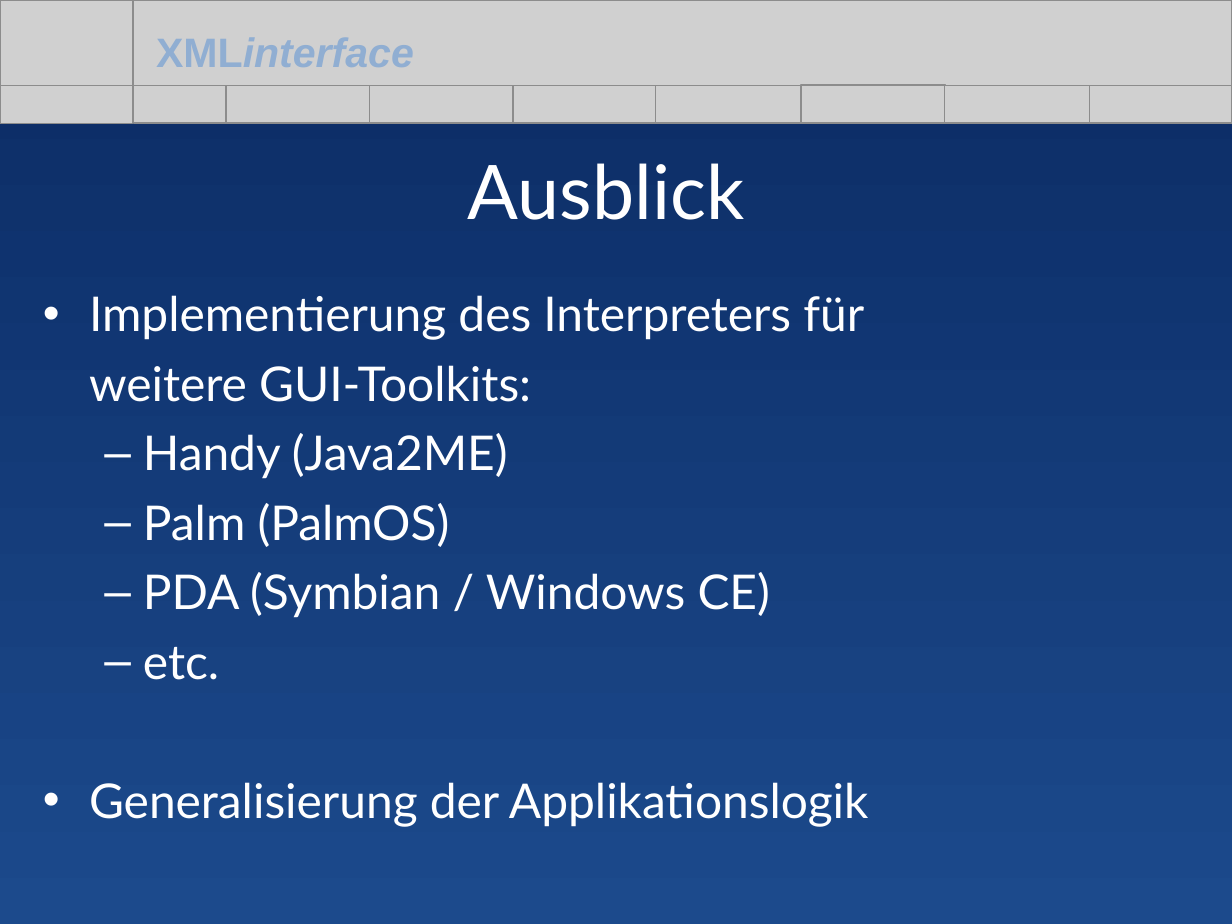
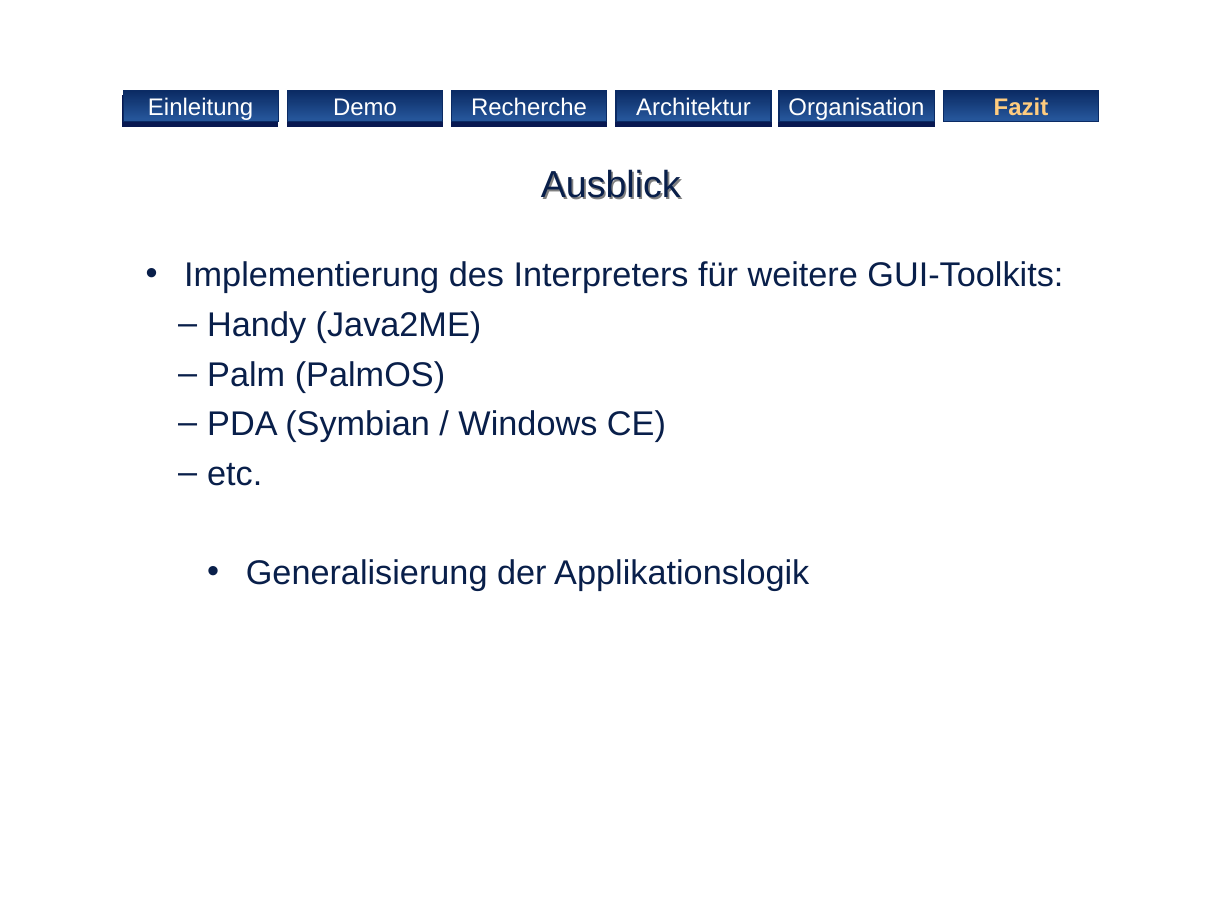
Before and after one commit to BackupTheBerlios/xmlinterface, a slide deck: slide 17 of xmlinterface/project/Praesentation/xmlinterface.ppt (slide 21 before the commit). Drawn at 1232x924 pixels with LibreOffice and Linux fonts; fonts in the diff are those of the drawing; grey boxes stand for pictures; background and template pictures are left out. Boxes give left, top, right and bottom in pixels: in the first picture for what was removed or moved away, otherwise in the second. Text is boxed around its words. In the diff, an @@ line names an element or a change of style, - is before the commit and + after.

```diff
--- a/xmlinterface/project/Praesentation/xmlinterface.ppt
+++ b/xmlinterface/project/Praesentation/xmlinterface.ppt
@@ background gradient #0B2B64 to #1C4A8C to #FFFFFF @@
@@ group removed at [0,0,1232,123]: 4 pictures @@
@@ text removed at [156,37,414,67] @@
-XMLinterface
@@ picture removed at [225,86,371,123] @@
@@ picture removed at [370,86,515,123] @@
@@ picture removed at [513,86,658,123] @@
@@ picture removed at [514,86,659,123] @@
@@ picture removed at [655,86,801,123] @@
@@ picture removed at [657,86,802,123] @@
@@ picture removed at [801,86,946,123] @@
@@ picture removed at [801,85,946,122] @@
@@ picture removed at [945,86,1090,123] @@
@@ group added at [123,91,1099,122]: 6 rectangles @@
+Fazit
+Demo
+Einleitung
+Organisation
+Architektur
+Recherche
@@ title "Ausblick": place and size @@
-title "Ausblick" at [468,163,745,220]
+title "Ausblick" at [541,169,681,200]
@@ title "Ausblick" at [541,169,681,200]: size 44 to 22 pt, font Lato to Arial, text colour #FFFFFF to #091F4A; vertical alignment middle to top @@
@@ subtitle "Implementierung des Interpreters für weitere ...": place and size @@
-subtitle "Implementierung des Interpreters für weitere ..." at [89,295,869,827]
+subtitle "Implementierung des Interpreters für weitere ..." at [184,261,1063,591]
@@ subtitle at [184,261,1063,293]: text changed; size 28 to 20 pt; font Lato to Arial; text colour #FFFFFF to #091F4A @@
-• Implementierung des Interpreters für
-weitere GUI-Toolkits:
+• Implementierung des Interpreters für weitere GUI-Toolkits:
@@ subtitle at [207,311,809,591]: size 28 to 20 pt, font Lato to Arial, text colour #FFFFFF to #091F4A in "Handy (Java2ME)", "Palm (PalmOS)", "PDA (Symbian / Windows CE)", "etc." and 1 more places; indent changed; less space between paragraphs; bullet colour #FFFFFF to #091F4A @@
```
Also in this commit, not shown: 8 other slides changed, 8 slides added, 12 slides removed.
